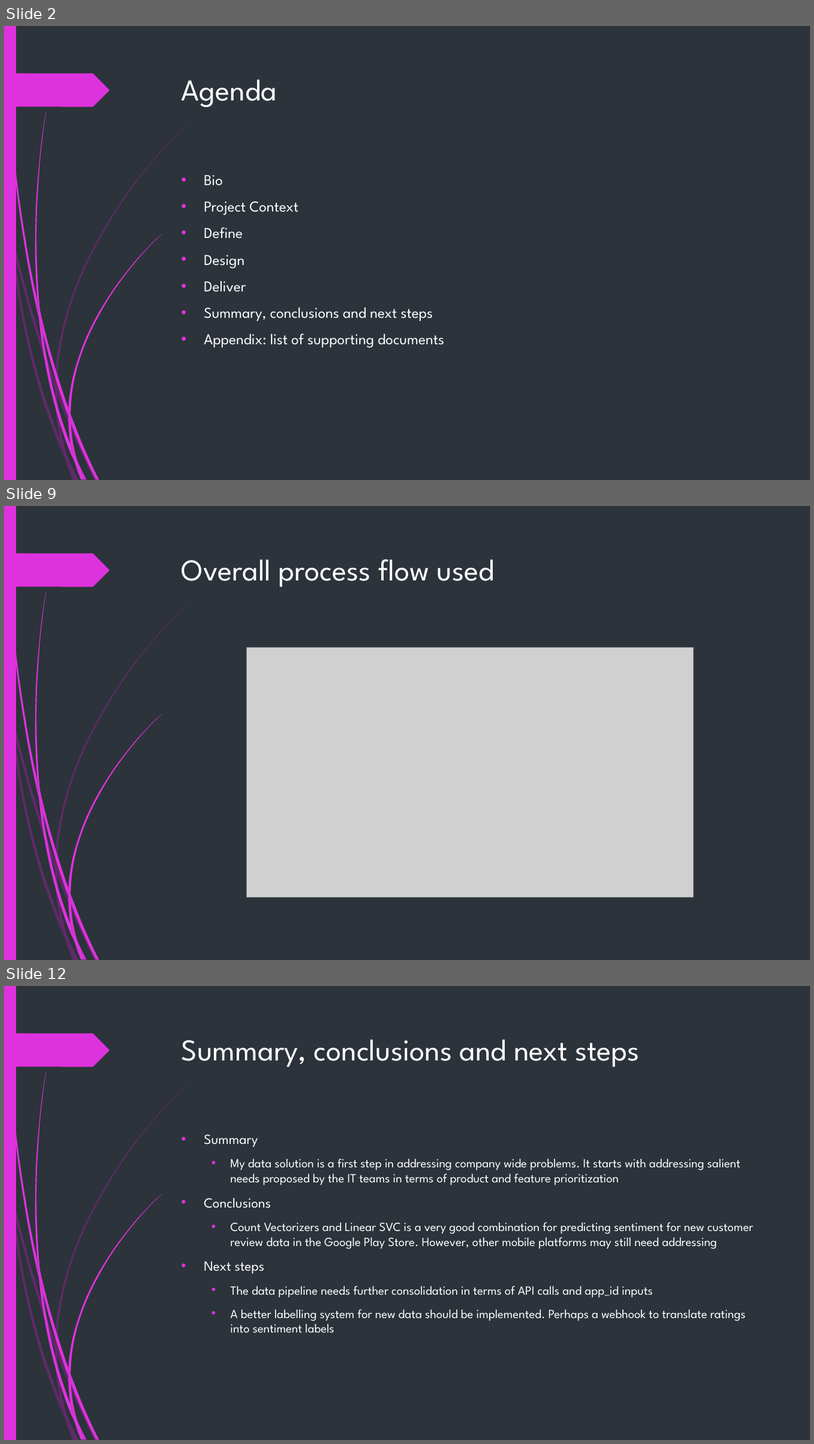
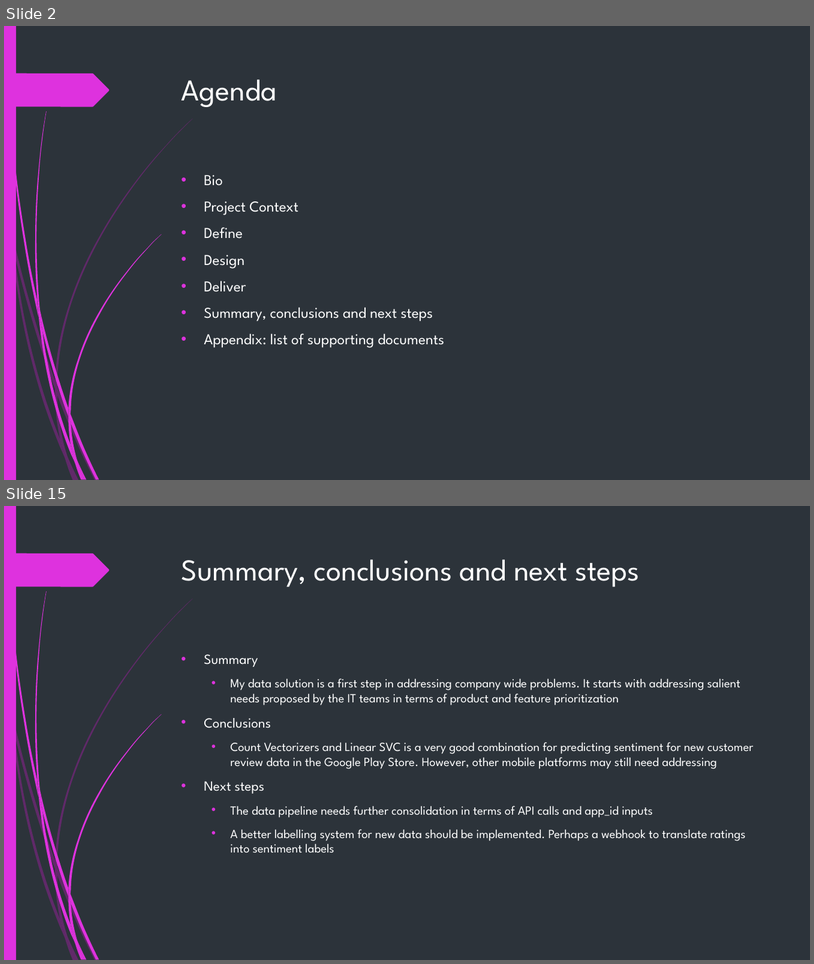
Before and after one commit to isaackarwailow/capstone-project, a slide deck: Capstone Project 2021.pptx. Shown one above the other, each under a label of ours: slides 2, 9 and 12 before the commit, slides 2 and 15 after it; the slides between them are not shown. The pictures are 814x1444 and 814x964 pixels, drawn with LibreOffice and Linux fonts; fonts in the diff are those of the drawing; grey boxes stand for pictures. Boxes give left, top, right and bottom in pixels: in the first picture for what was removed or moved away, otherwise in the second. Text is boxed around its words. In the diff, an @@ line names an element or a change of style, - is before the commit and + after.

```diff
--- a/Capstone Project 2021.pptx
+++ b/Capstone Project 2021.pptx
@@ slide 9 removed at [4, 506, 810, 960], background #2C333A; not listed: 24 template elements that a slide beside it also shows @@
@@ title removed at [182, 559, 495, 587] @@
-Overall process flow used
@@ picture removed at [246, 647, 693, 897] @@
@@ what was slide 12 is now slide 15 @@
```
Also in this commit, not shown: 8 slides changed, 5 slides added, 1 other slide removed.
